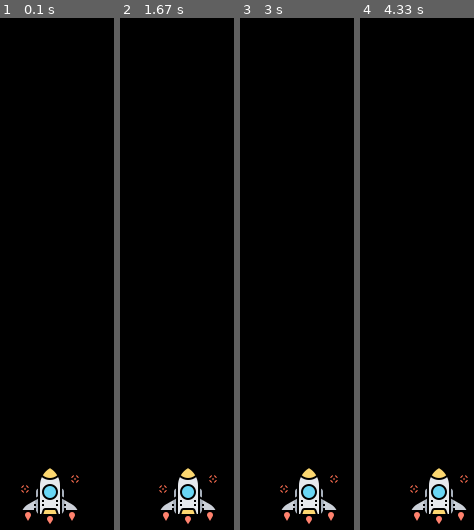
Above: before the commit, frames 1-4 (left to right).
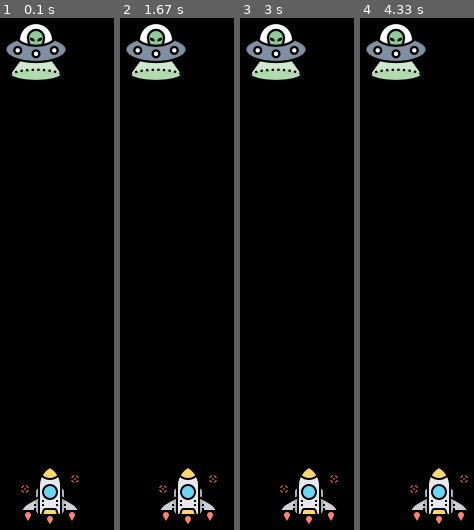
Above: after the commit, the same moments.

Repository: stephenh67/pygame_programs
Game: pygame game, started from space_invaders/si.py
The game is run twice, just before and just after one commit, with the same random seed, the same clock (stepped at 60 frames per second) and the same inputs.
Inputs:
- Up to frame 1 (0.1 s): no input
- Up to frame 2 (1.67 s): hold Right 0.33-0.8 s; hold Right 0.83-1.3 s; hold Left from 1.33 s (still down)
- Up to frame 3 (3 s): release Left at 1.87 s; hold Left 1.9-2.3 s; hold Right 2.33-2.97 s
- Up to frame 4 (4.33 s): hold Left 3-3.47 s; hold Right 3.5-3.97 s; hold Right from 4 s (still down)

The runs differ from the first frame. In frame 1, 3.3% of the frame differs, in the area x 5-58%, y 1-13%; in frame 2, 3.3%; in frame 3, 3.3%; in frame 4, 3.3%.

Commit message:
add alien

Diff:
--- a/space_invaders/si.py
+++ b/space_invaders/si.py
@@ -15,16 +15,25 @@
 icon = pygame.image.load('images/alien.png')
 pygame.display.set_icon(icon)
 
+# player
+player_img = pygame.image.load('images/rocket.png')
+player_x = (screen_width - (player_width / 2)) / 2
+player_y = 525
+player_x_change = 0
+
+# alien
+alien_img = pygame.image.load('images/alien.png')
+enemy_x = 370
+enemy_y = 80
+enemy_x_change = 0
+
 
 def player(x, y):
     screen.blit(player_img, (int(x), int(y)))
 
 
-# player
-player_img = pygame.image.load('images/rocket.png')
-player_x = (screen_width - (player_width / 2)) / 2
-player_y = 525
-player_x_change = 0
+def enemy(x, y):
+    screen.blit(alien_img, (int(x), int(y)))
 
 
 # game loop
@@ -56,4 +65,5 @@
         player_x = screen_width- player_width
 
     player(player_x, player_y)
+    enemy(enemy_x, enemy_y)
     pygame.display.update()
